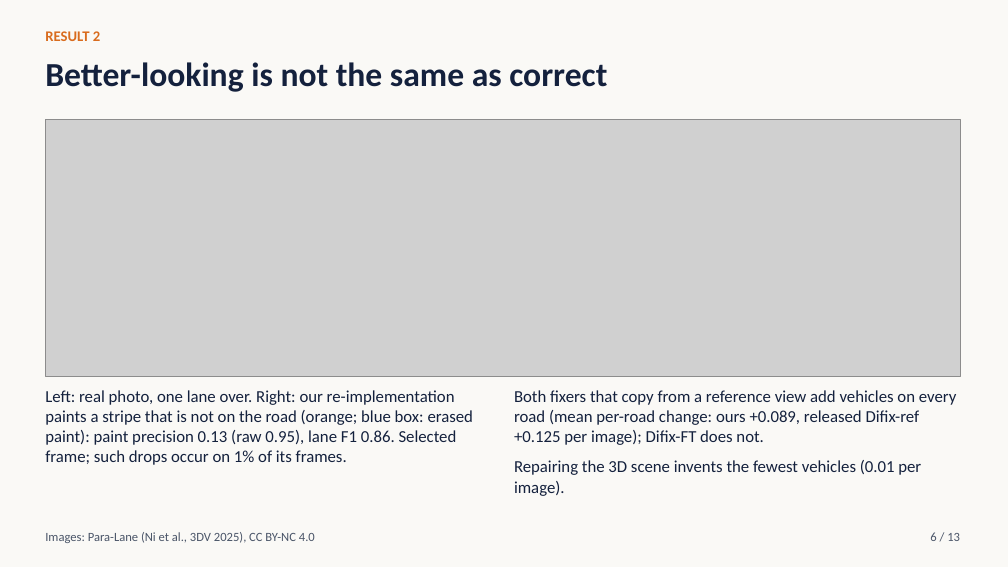
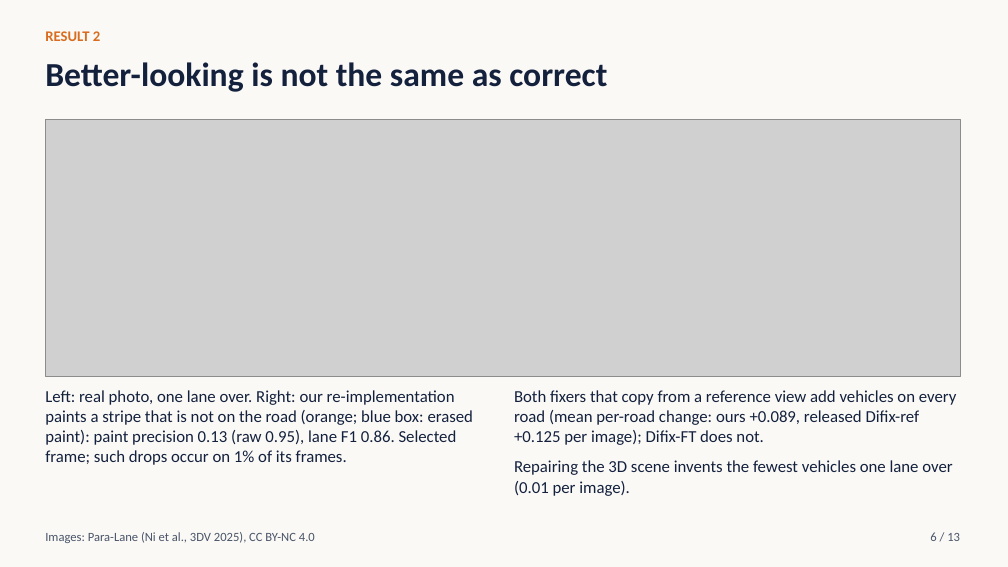
Before and after one commit to ksha23/cs566-drive-sim, a slide deck: slide 6 of docs/cs566_drive_sim_talk.pptx. Drawn at 1008x567 pixels with LibreOffice and Linux fonts; fonts in the diff are those of the drawing; grey boxes stand for pictures. Boxes give left, top, right and bottom in pixels: in the first picture for what was removed or moved away, otherwise in the second. Text is boxed around its words. In the diff, an @@ line names an element or a change of style, - is before the commit and + after.

```diff
--- a/docs/cs566_drive_sim_talk.pptx
+++ b/docs/cs566_drive_sim_talk.pptx
@@ text at bbox=[514, 460, 952, 496]: text changed @@
-Repairing the 3D scene invents the fewest vehicles (0.01 per image).
+Repairing the 3D scene invents the fewest vehicles one lane over (0.01 per image).
```
Also in this commit, not shown: 6 other slides changed, 8 other files.
